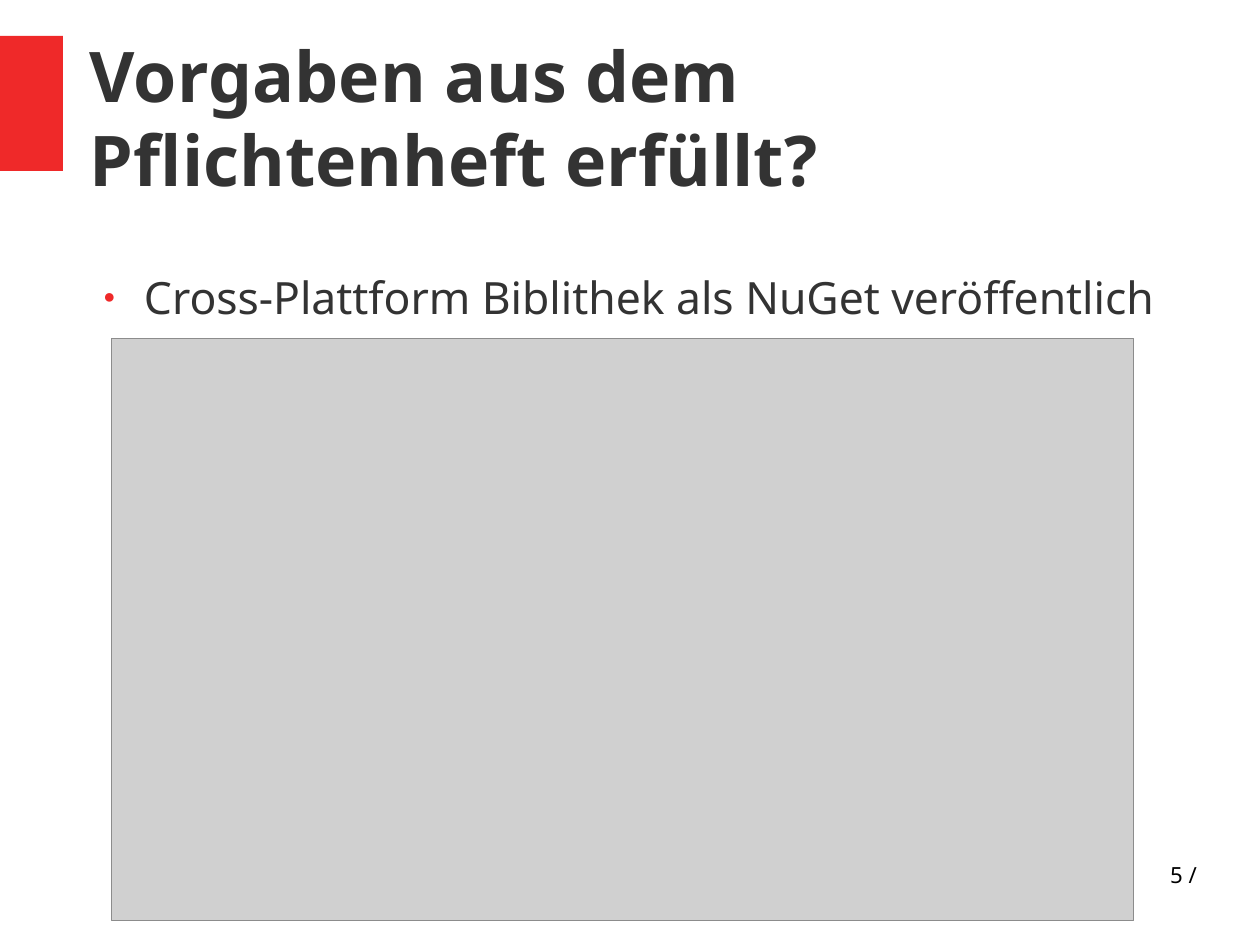
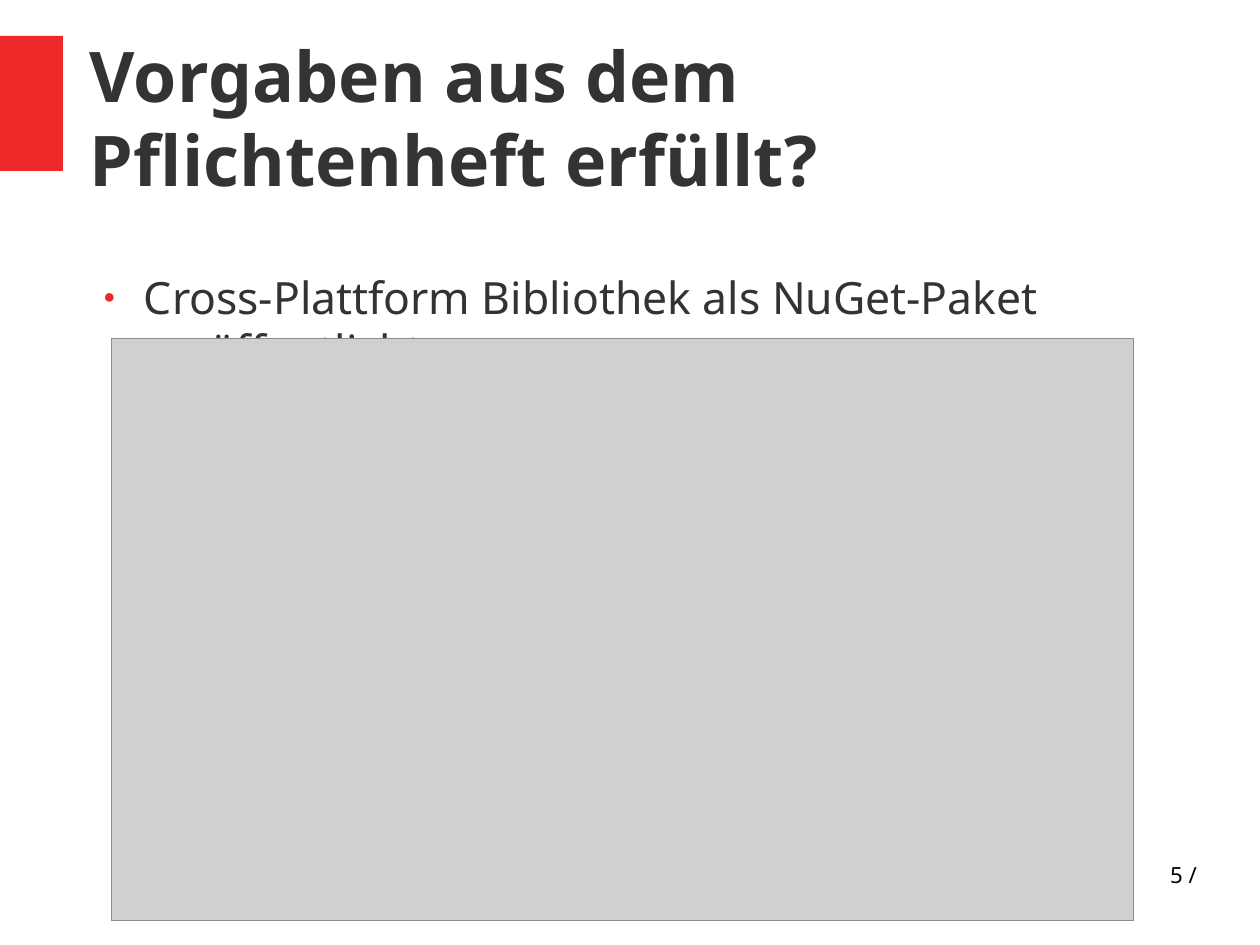
Before and after one commit to vlle1/dokumente-earablesKIT, a slide deck: slide 5 of Abschlusspräsi/Abschlusspräsi.odp. Drawn at 1260x945 pixels with LibreOffice and Linux fonts; fonts in the diff are those of the drawing; grey boxes stand for pictures. Boxes give left, top, right and bottom in pixels: in the first picture for what was removed or moved away, otherwise in the second. Text is boxed around its words. In the diff, an @@ line names an element or a change of style, - is before the commit and + after.

```diff
--- a/Abschlusspräsi/Abschlusspräsi.odp
+++ b/Abschlusspräsi/Abschlusspräsi.odp
@@ text at (144,280,1037,339): text changed @@
-● Cross-Plattform Biblithek als NuGet veröffentlich
+● Cross-Plattform Bibliothek als NuGet-Paket veröffentlicht
```
Also in this commit, not shown: 5 other slides changed, 1 slide added, 1 slide removed.
